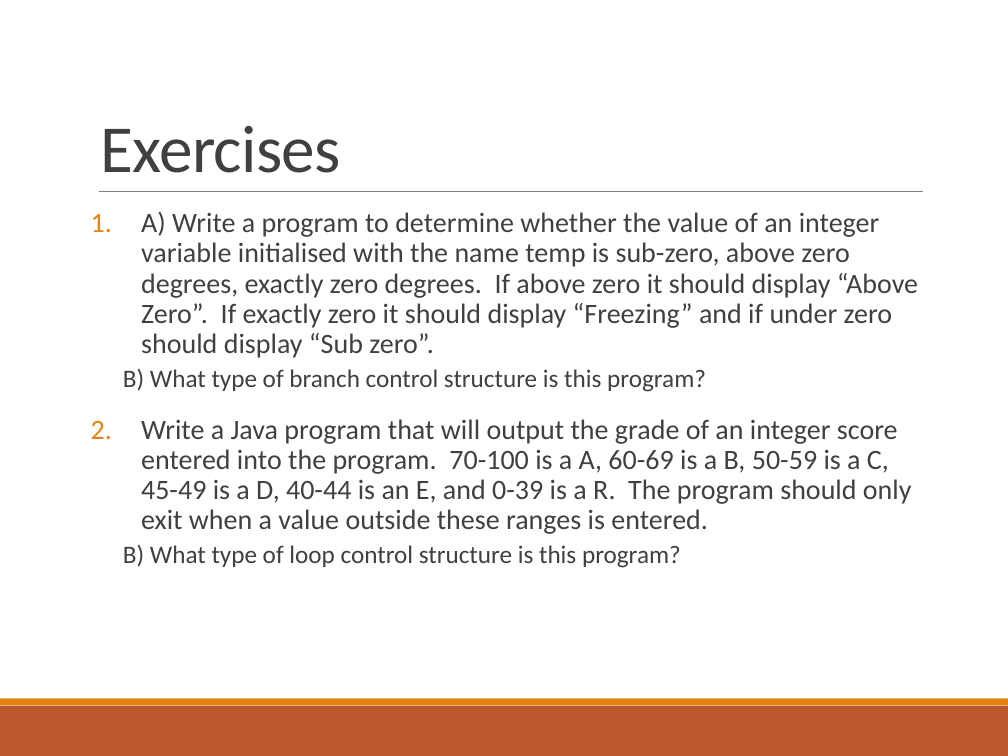
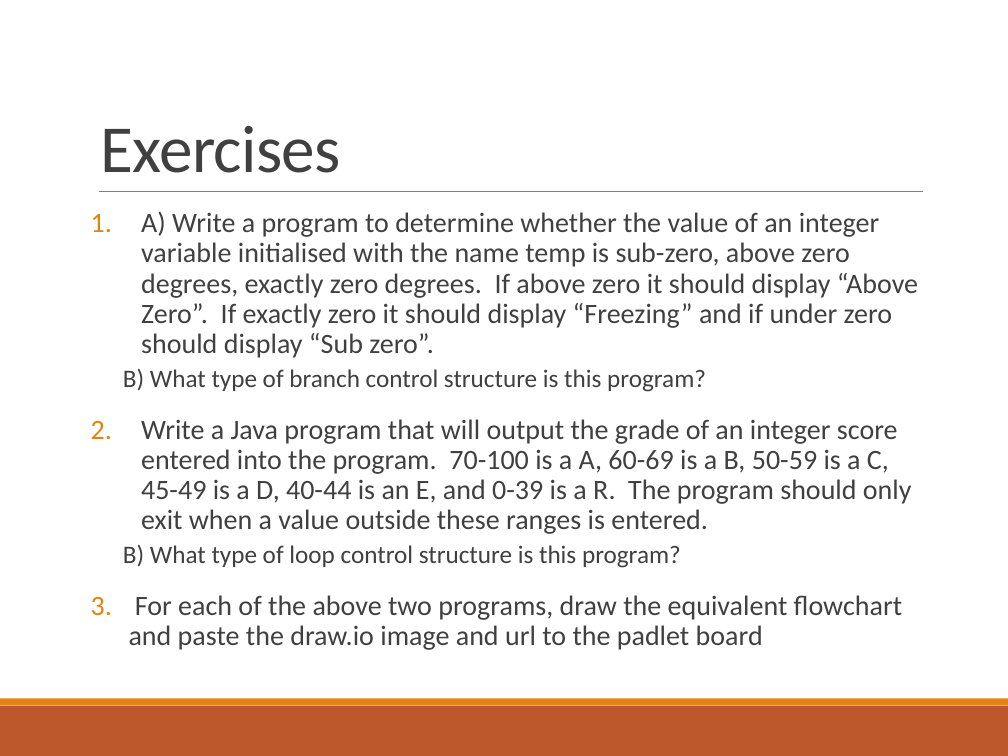
Before and after one commit to deeperj/dillinger, a slide deck: slide 28 of thesis/ukapp2/wqu_isc/sofware_design/Javabc02.pptx (slide 27 before the commit). Drawn at 1008x756 pixels with LibreOffice and Linux fonts; fonts in the diff are those of the drawing. Boxes give left, top, right and bottom in pixels: in the first picture for what was removed or moved away, otherwise in the second. Text is boxed around its words. In the diff, an @@ line names an element or a change of style, - is before the commit and + after.

```diff
--- a/thesis/ukapp2/wqu_isc/sofware_design/Javabc02.pptx
+++ b/thesis/ukapp2/wqu_isc/sofware_design/Javabc02.pptx
@@ text at (129,595,902,650): paragraph added @@
+3. For each of the above two programs, draw the equivalent flowchart and paste the draw.io image and url to the padlet board
```
Also in this commit, not shown: 2 other slides changed, 1 slide added, 9 other files.
